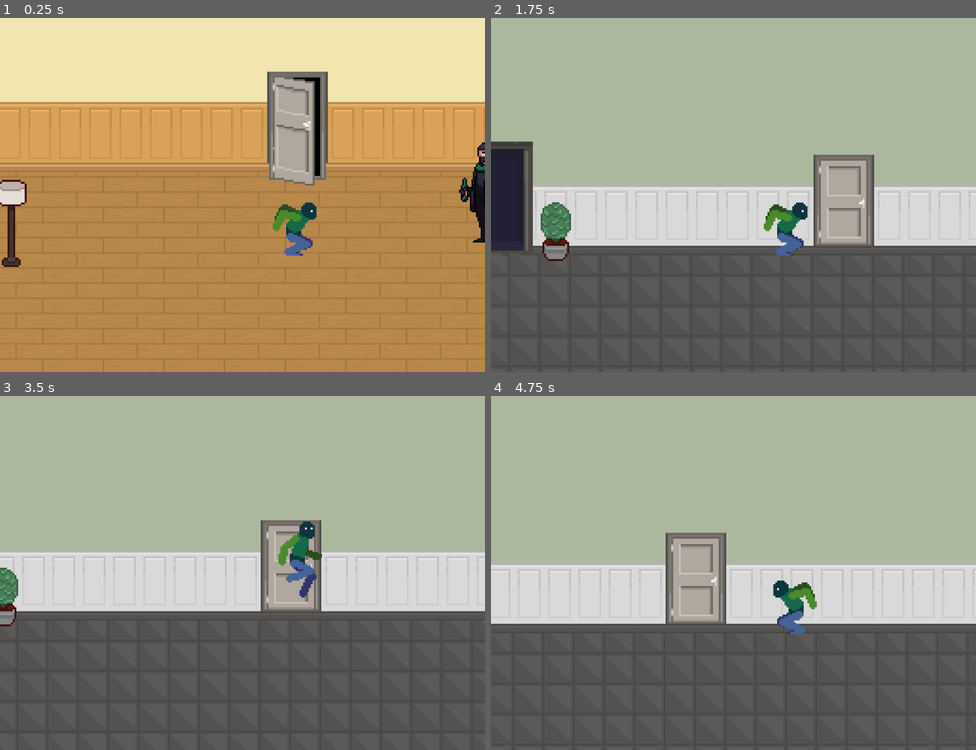
Above: before the commit, frames 1-4 (two rows, left to right).
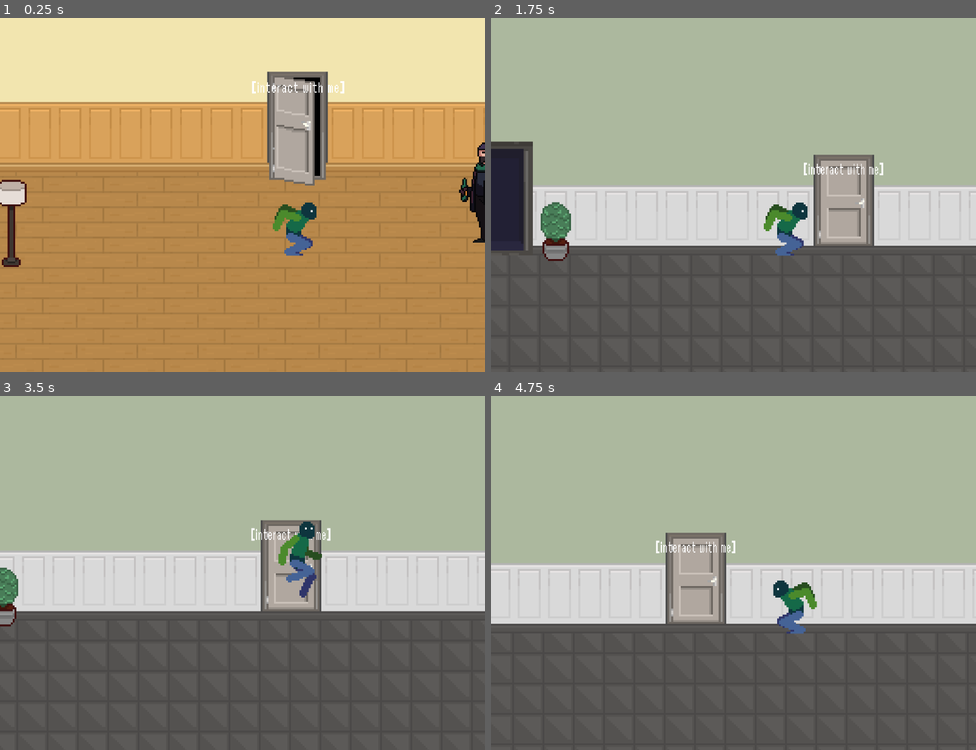
Above: after the commit, the same moments.

Repository: nisaturk/mirrorfixer-prototype
Game: Godot game, scene res://scenes/flat.tscn
Two runs of this game, one before a commit and one after it. Both use one fixed random seed, a clock stepped at 60 frames per second and the inputs below. This scene is started directly instead of the project's main scene.
Inputs:
- Up to frame 1 (0.25 s): no input
- Up to frame 2 (1.75 s): hold E (interact) 0.53-1.28 s; hold Right (move_right) from 0.53 s (still down); tap Up (jump) at 0.77, 1.52 s; tap E (interact) at 1.35 s
- Up to frame 3 (3.5 s): release Right (move_right) at 2.03 s; hold Left (move_left) 2.03-2.78 s; hold E (interact) 2.03-2.78 s; hold Right (move_right) from 2.78 s (still down); tap E (interact) at 2.85 s; tap Up (jump) at 3.02 s
- Up to frame 4 (4.75 s): hold E (interact) 3.53-4.28 s; tap Up (jump) at 3.77, 4.52 s; release Right (move_right) at 4.28 s; hold Left (move_left) from 4.28 s (still down); tap E (interact) at 4.35 s

The runs differ from the first frame. In frame 1, 0.2% of the frame differs, in the area x 52-71%, y 17-22%; in frame 2, 0.2%; in frame 3, 0.1%; in frame 4, 0.2%.
Error after the commit: Invalid call. Nonexistent function 'hide_hint' in base 'Nil'. (res://scripts/player.gd:89)

Commit message:
interaction ui improvement

Diff:
--- a/scenes/flat.tscn
+++ b/scenes/flat.tscn
@@ -4395,12 +4395,13 @@
 dialogue_id = "out"
 
 [node name="IOoven" parent="IAAreas" instance=ExtResource("8_4n7pq")]
-position = Vector2(-366, 13)
+position = Vector2(-362.00003, 10.000001)
+scale = Vector2(0.85481346, 0.72616506)
 dialogue_id = "oven"
 
 [node name="IObookshelf" parent="IAAreas" instance=ExtResource("8_4n7pq")]
-position = Vector2(-168, -2)
-scale = Vector2(3.6142285, 1)
+position = Vector2(-152, -2.9999995)
+scale = Vector2(0.80907416, 0.9700258)
 dialogue_id = "bookshelf"
 
 [node name="Player" parent="IAAreas" instance=ExtResource("10_rflju")]
--- a/scenes/floor.tscn
+++ b/scenes/floor.tscn
@@ -3953,23 +3953,26 @@
 position = Vector2(5, -35)
 
 [node name="IA2UnlockedDoor" parent="IAAreas" instance=ExtResource("9_ghsyk")]
-position = Vector2(129, -7)
+position = Vector2(132, -9)
+scale = Vector2(0.909556, 1)
 dialogue_id = "unlocked"
 
 [node name="IALockedDoors" parent="IAAreas" instance=ExtResource("9_ghsyk")]
 visibility_layer = 9
-position = Vector2(-222, -8)
-scale = Vector2(0.9207, 1.6413387)
+position = Vector2(-218.00002, -9)
+scale = Vector2(0.8575136, 1.0271081)
 dialogue_id = "lock"
 prioritylevel = 3
 
 [node name="IALockedDoors2" parent="IAAreas" instance=ExtResource("9_ghsyk")]
-position = Vector2(-47, -8)
+position = Vector2(-44.000004, -8)
+scale = Vector2(0.89375937, 1)
 dialogue_id = "lock"
 prioritylevel = 3
 
 [node name="IALockedDoors3" parent="IAAreas" instance=ExtResource("9_ghsyk")]
-position = Vector2(308, -10)
+position = Vector2(309, -10)
+scale = Vector2(0.8478695, 0.9816973)
 dialogue_id = "lock"
 
 [node name="Elevator" parent="IAAreas" instance=ExtResource("13_glw5x")]
--- a/scenes/game.tscn
+++ b/scenes/game.tscn
@@ -3573,7 +3573,7 @@
 scale = Vector2(0.57354957, 0.9771711)
 
 [node name="IAsofa" parent="IAAreas" instance=ExtResource("11_kvpfn")]
-position = Vector2(129, 31)
+position = Vector2(118, 51)
 dialogue_id = "sofa"
 
 [node name="IOshard" parent="IAAreas" instance=ExtResource("11_kvpfn")]
--- a/scenes/interactable.tscn
+++ b/scenes/interactable.tscn
@@ -1,6 +1,7 @@
-[gd_scene load_steps=4 format=3 uid="uid://bbh3286pn2faw"]
+[gd_scene load_steps=5 format=3 uid="uid://bbh3286pn2faw"]
 
 [ext_resource type="Script" uid="uid://bdue3x0scheug" path="res://scripts/interactable.gd" id="1_56v82"]
+[ext_resource type="FontFile" uid="uid://by8f628mb0ucf" path="res://assets/ui/retganon.ttf" id="2_ij5l6"]
 
 [sub_resource type="RectangleShape2D" id="RectangleShape2D_56v82"]
 size = Vector2(49, 53.5)
@@ -25,5 +26,16 @@
 scale = Vector2(49.249996, 53.8125)
 texture = SubResource("PlaceholderTexture2D_56v82")
 
+[node name="InteractionHint" type="Label" parent="."]
+visible = false
+offset_top = 5.0000005
+offset_right = 99.0
+offset_bottom = 28.0
+scale = Vector2(0.50204676, 0.50204676)
+theme_override_fonts/font = ExtResource("2_ij5l6")
+text = "[interact with me]"
+horizontal_alignment = 1
+vertical_alignment = 1
+
 [connection signal="body_entered" from="." to="." method="_on_body_entered"]
 [connection signal="body_exited" from="." to="." method="_on_body_exited"]
--- a/scenes/player.tscn
+++ b/scenes/player.tscn
@@ -1,7 +1,8 @@
-[gd_scene load_steps=29 format=3 uid="uid://mu6xyf36gys6"]
+[gd_scene load_steps=30 format=3 uid="uid://mu6xyf36gys6"]
 
 [ext_resource type="Texture2D" uid="uid://diupaqg4doxy1" path="res://assets/sprites/characters/dummy-placeholder.png" id="1_3vyb7"]
 [ext_resource type="Script" uid="uid://cokwegjvju35p" path="res://scripts/player.gd" id="1_g2els"]
+[ext_resource type="FontFile" uid="uid://by8f628mb0ucf" path="res://assets/ui/retganon.ttf" id="3_qhqgy"]
 
 [sub_resource type="RectangleShape2D" id="RectangleShape2D_g2els"]
 size = Vector2(36, 46.5)
@@ -210,3 +211,16 @@
 sprite_frames = SubResource("SpriteFrames_f1ej7")
 animation = &"idle"
 autoplay = "idle"
+
+[node name="InteractionHint" type="Label" parent="."]
+visible = false
+offset_left = -10.999999
+offset_top = -51.999996
+offset_right = 120.0
+offset_bottom = -28.999996
+scale = Vector2(0.17500998, 0.17500998)
+theme_override_fonts/font = ExtResource("3_qhqgy")
+theme_override_font_sizes/font_size = 21
+text = "[click to interact]"
+horizontal_alignment = 1
+vertical_alignment = 1
--- a/scripts/DialogueUI.gd
+++ b/scripts/DialogueUI.gd
@@ -28,8 +28,6 @@
 
 	var node_data = DialogueData.get_dialogue_node(id)
 	# print("trying to access node: '", id, "' | data: ", node_data)
-	# debug code above sorry
-
 	if not node_data:
 		hide_box()
 		return
@@ -86,12 +84,11 @@
 		emit_signal("dialogue_cancelled", current_caller)
 	process_node(next_id)
 
-# handles hiding the box
 func hide_box():
 	visible = false
 	current_caller = ""
 	current_node_id = ""
-	portrait_box.hide() # hide the portraits
+	portrait_box.hide()
 
 	# clear buttons when hiding
 	for button in choice_container.get_children():
@@ -114,13 +111,13 @@
 		process_node(next_id)
 
 # handles the "action" tags from the JSON
+# probably isnt good but shh
 func handle_action(action_name: String):
 	if action_name == "take_shard":
 		DialogueData.has_shard = true
 		current_caller.queue_free()
 
 	if action_name == "allow_pass" and current_caller:
-		# check if the caller (mismanager) has "allow_pass"
 		if current_caller.has_method("allow_pass"):
 			current_caller.allow_pass()
 
--- a/scripts/elevator.gd
+++ b/scripts/elevator.gd
@@ -13,7 +13,6 @@
 	animated_sprite.animation_finished.connect(_on_animation_finished)
 
 	if DialogueData.just_used_elevator:
-		# handles when the player *arrives* at a new scene via the elevator
 		DialogueData.just_used_elevator = false
 
 		animated_sprite.play("open")
@@ -56,7 +55,6 @@
 	audio_player.play()
 
 func _on_animation_finished():
-	# check if the animation that just finished was the "open" one
 	if animated_sprite.animation == "open":
 		close_timer.wait_time = 5.0
 		close_timer.start()
--- a/scripts/interactable.gd
+++ b/scripts/interactable.gd
@@ -1,5 +1,12 @@
 extends Area2D
 
-# trying to make the interactables dynamic now
 @export var dialogue_id: String = ""
 @export var prioritylevel: int = 0
+@onready var interaction_hint: Label = $InteractionHint
+
+# new functions HELL YEAH
+func show_hint():
+	interaction_hint.show()
+
+func hide_hint():
+	interaction_hint.hide()
--- a/scripts/player.gd
+++ b/scripts/player.gd
@@ -2,10 +2,12 @@
 
 const SPEED = 130.0
 const JUMP_VELOCITY = -300.0
+
 @onready var animated_sprite: AnimatedSprite2D = $AnimatedSprite2D
 @onready var collision_shape: CollisionShape2D = $CollisionShape2D
 
-var nearby_interactables: Array = [] # newly added variable for overlapping zones
+var nearby_interactables: Array = []
+var current_best_interactable = null
 
 func _physics_process(delta: float) -> void:
 	if not is_on_floor():
@@ -37,31 +39,54 @@
 func _ready():
 	$InteractionDetector.area_entered.connect(_on_detector_area_entered)
 	$InteractionDetector.area_exited.connect(_on_detector_area_exited)
+	DialogueUI.dialogue_cancelled.connect(_on_dialogue_ended)
 
 func _on_detector_area_entered(area):
 	if not nearby_interactables.has(area):
 		nearby_interactables.append(area)
 	print("Player entered: ", area.name)
+	_update_interaction_focus()
 
 func _on_detector_area_exited(area):
 	if nearby_interactables.has(area):
 		nearby_interactables.erase(area)
 	print("Player exited: ", area.name)
 
-func _input(event):
-	var is_ui_visible = DialogueUI.visible # dialogueUI is now on autoload
+	_update_interaction_focus()
 
-	# check if the list is NOT empty, if interact is pressed, and if UI is hidden
-	if not nearby_interactables.is_empty() and event.is_action_pressed("interact") and not is_ui_visible:
-		var best_interactable = nearby_interactables[0]
+# updated the brain-y logic that will decide (lol) which hint to show
+func _update_interaction_focus():
+	var best_interactable = null
+
+	if not nearby_interactables.is_empty():
+		best_interactable = nearby_interactables[0]
 		if nearby_interactables.size() > 1:
 			for i in range(1, nearby_interactables.size()):
 				if nearby_interactables[i].prioritylevel > best_interactable.prioritylevel:
 					best_interactable = nearby_interactables[i]
 
-		var object_id = best_interactable.dialogue_id
-		var caller = best_interactable.get_parent()
+	if best_interactable != current_best_interactable:
+		if current_best_interactable != null:
+			current_best_interactable.hide_hint()
+
+		current_best_interactable = best_interactable
+
+		if current_best_interactable != null:
+			current_best_interactable.show_hint()
+
+func _input(event):
+	var is_ui_visible = DialogueUI.visible
+
+	if current_best_interactable != null and event.is_action_pressed("interact") and not is_ui_visible:
+		var object_id = current_best_interactable.dialogue_id
+		var caller = current_best_interactable.get_parent()
 
 		if not object_id.is_empty():
 			get_viewport().set_input_as_handled()
 			DialogueUI.start_dialogue(object_id, caller)
+
+			# hide the hint, dialogue is starting
+			current_best_interactable.hide_hint()
+
+func _on_dialogue_ended(_caller_node):
+	_update_interaction_focus()
